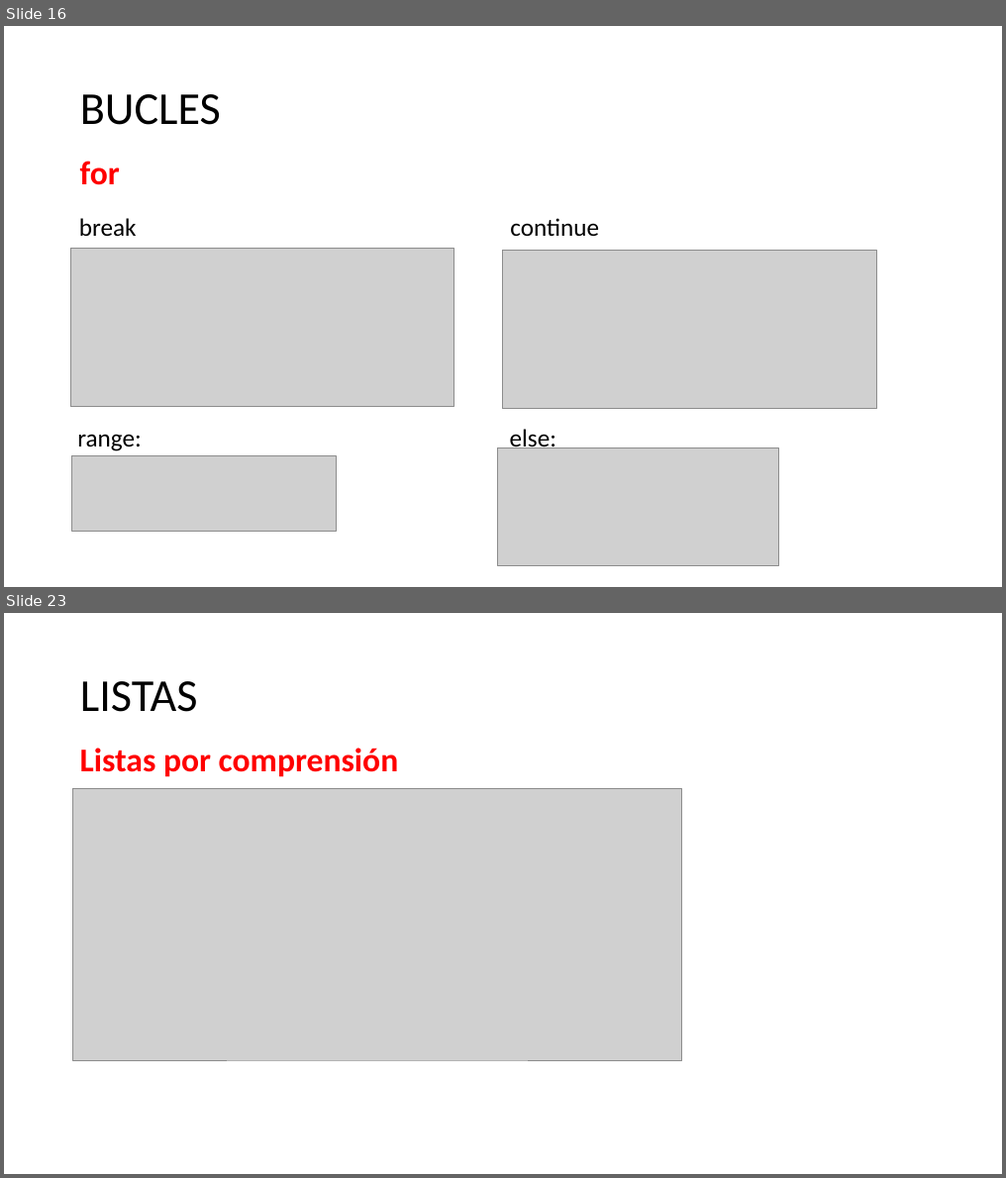
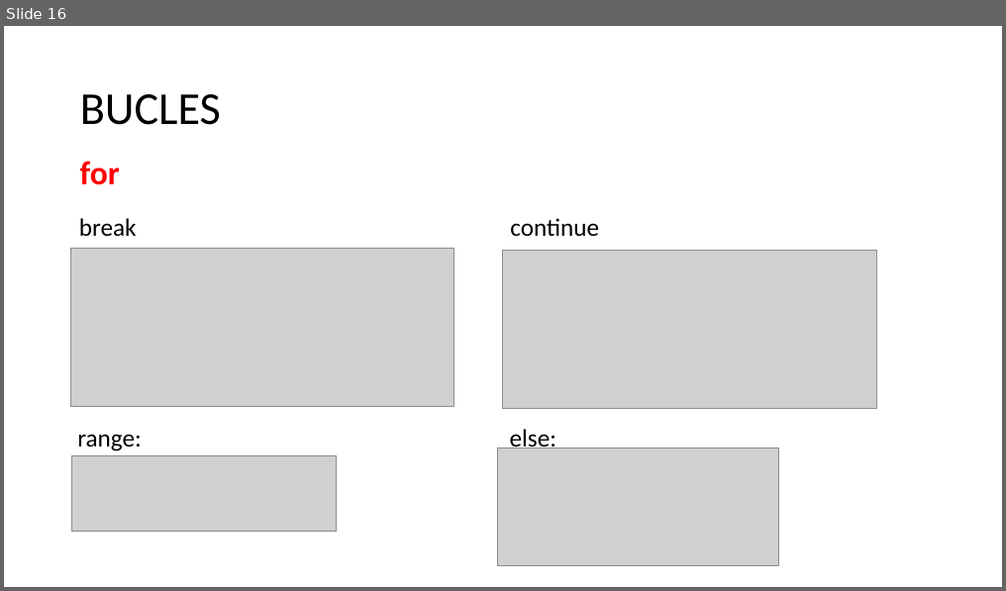
Before and after one commit to eastor112/prograIntro2021, a slide deck: Clase 7/[01]-Python.pptx. Shown one above the other, each under a label of ours: slides 16 and 23 before the commit, slide 16 after it; the slides between them are not shown. The pictures are 1006x1178 and 1006x591 pixels, drawn with LibreOffice and Linux fonts; fonts in the diff are those of the drawing; grey boxes stand for pictures. Boxes give left, top, right and bottom in pixels: in the first picture for what was removed or moved away, otherwise in the second. Text is boxed around its words. In the diff, an @@ line names an element or a change of style, - is before the commit and + after.

```diff
--- a/Clase 7/[01]-Python.pptx
+++ b/Clase 7/[01]-Python.pptx
@@ slide 23 removed at box(4, 613, 1002, 1174), background #FFFFFF @@
@@ title removed at box(80, 681, 198, 712) @@
-LISTAS
@@ text removed at box(80, 748, 399, 777) @@
-Listas por comprensión
@@ picture removed at box(73, 788, 682, 1060) @@
```
Also in this commit, not shown: 1 slide changed, 40 other slides removed, 7 other files.
